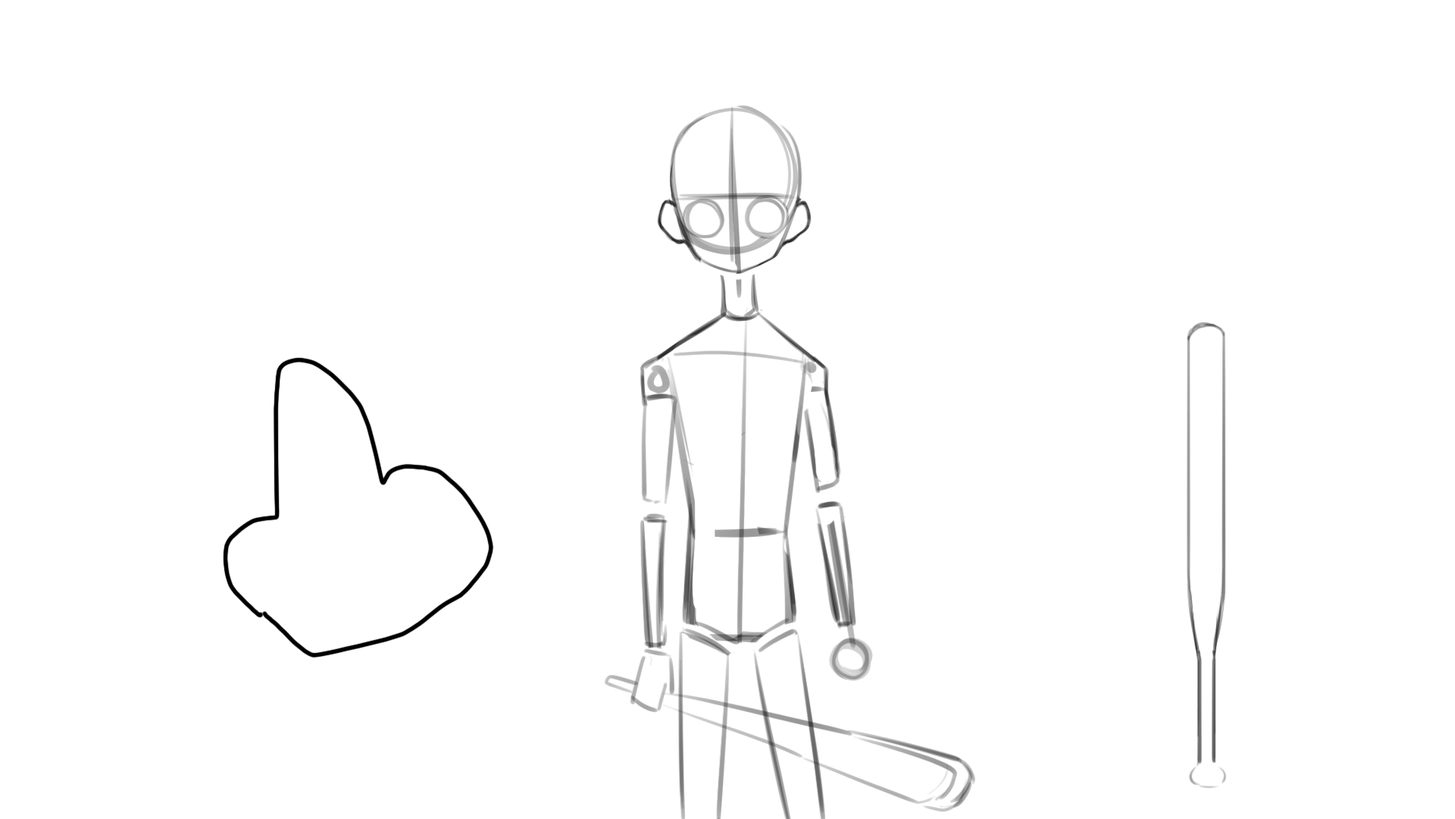
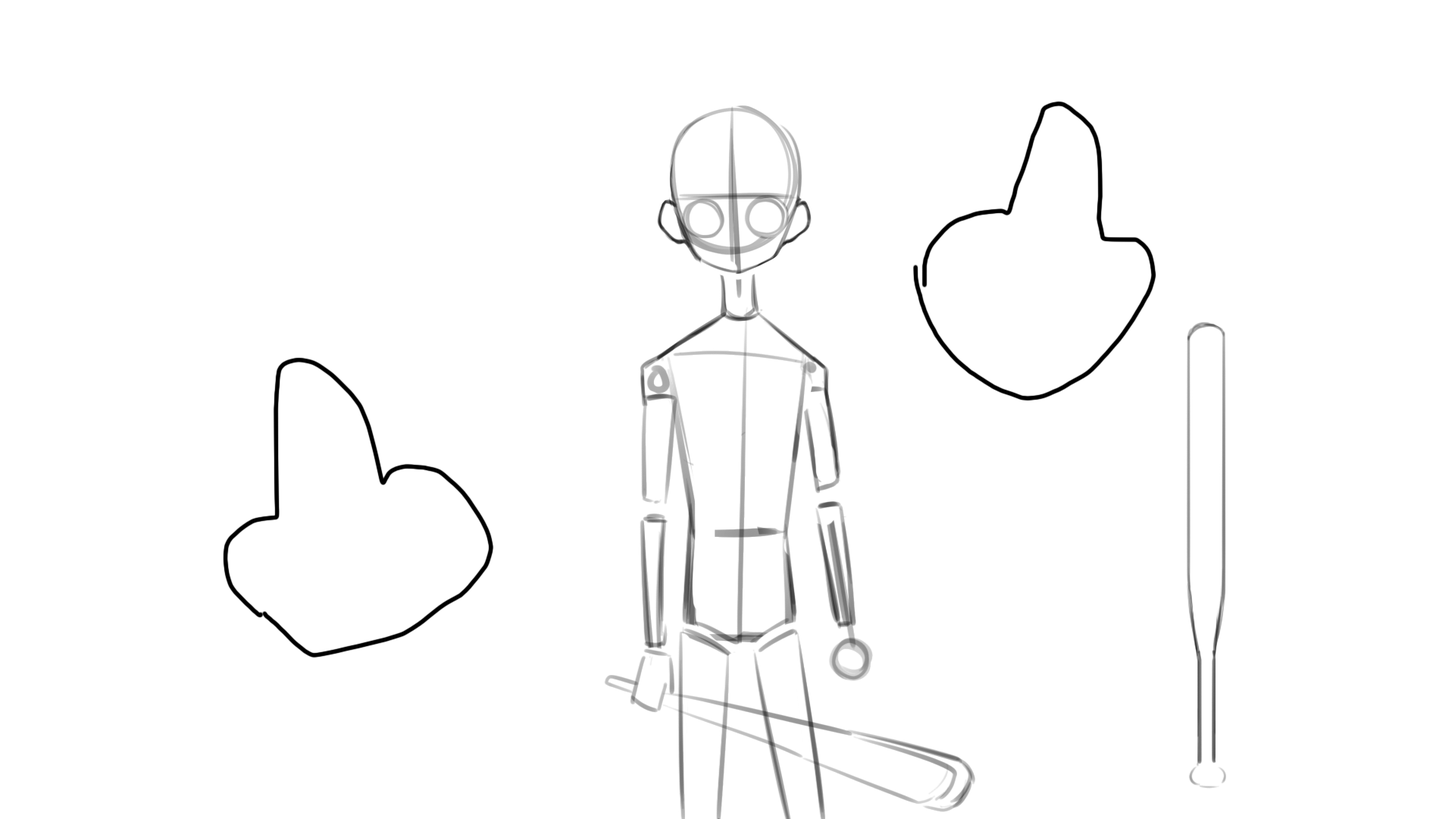
Revision of a layered 1455 × 819 image; what changed, layer by layer:
painted on "Layer 1" over 912, 100, 1157, 401
